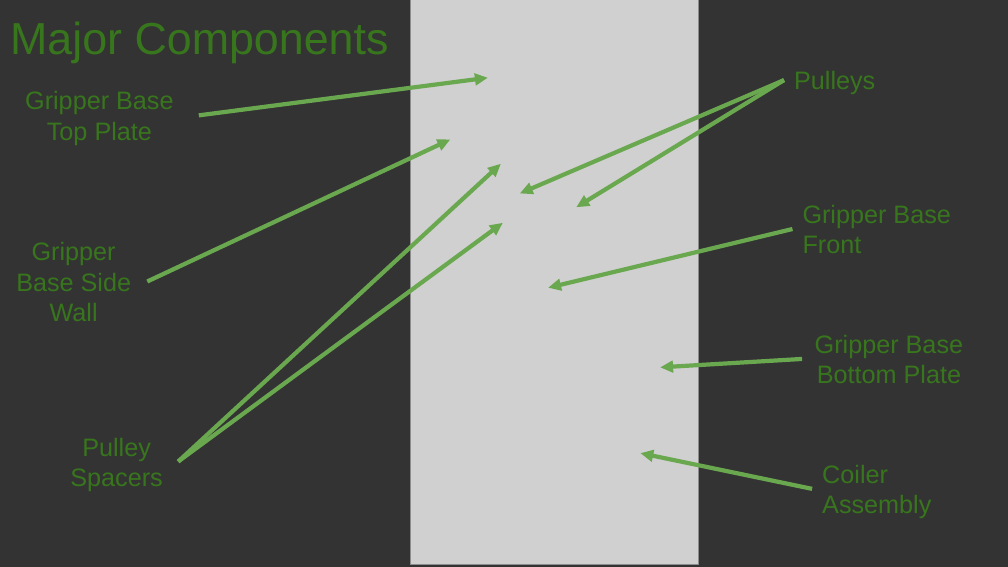
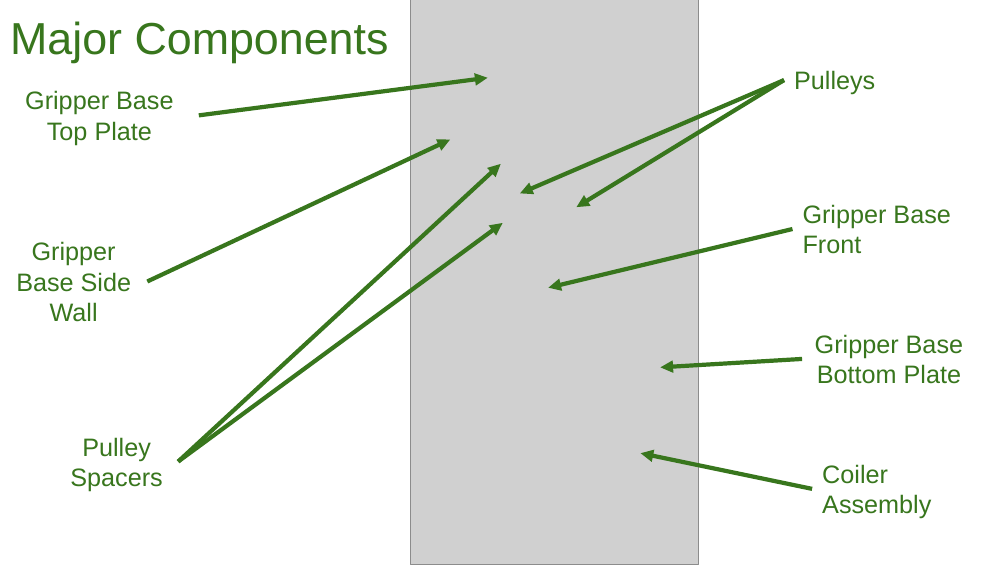
Before and after one commit to balu-lab/cabs-PETFAB-Hammer-Joshua, a slide deck: slide 57 of Assembly Instructions/All Assembly Instructions.pptx. Drawn at 1008x567 pixels with LibreOffice and Linux fonts; fonts in the diff are those of the drawing; grey boxes stand for pictures. Boxes give left, top, right and bottom in pixels: in the first picture for what was removed or moved away, otherwise in the second. Text is boxed around its words. In the diff, an @@ line names an element or a change of style, - is before the commit and + after.

```diff
--- a/Assembly Instructions/All Assembly Instructions.pptx
+++ b/Assembly Instructions/All Assembly Instructions.pptx
@@ background #333333 to #FFFFFF @@
@@ arrow (199, 115) - (488, 78): stroke #6AA84F 3 pt to #38761D 3 pt @@
@@ arrow (784, 80) - (520, 194): stroke #6AA84F 3 pt to #38761D 3 pt @@
@@ arrow (784, 80) - (577, 207): stroke #6AA84F 3 pt to #38761D 3 pt @@
@@ arrow (147, 281) - (450, 140): stroke #6AA84F 3 pt to #38761D 3 pt @@
@@ arrow (178, 462) - (501, 164): stroke #6AA84F 3 pt to #38761D 3 pt @@
@@ arrow (178, 462) - (503, 223): stroke #6AA84F 3 pt to #38761D 3 pt @@
@@ arrow (792, 229) - (548, 287): stroke #6AA84F 3 pt to #38761D 3 pt @@
@@ arrow (802, 359) - (660, 367): stroke #6AA84F 3 pt to #38761D 3 pt @@
@@ arrow (812, 489) - (641, 454): stroke #6AA84F 3 pt to #38761D 3 pt @@
```
Also in this commit, not shown: 82 other slides changed, 1 other file.
